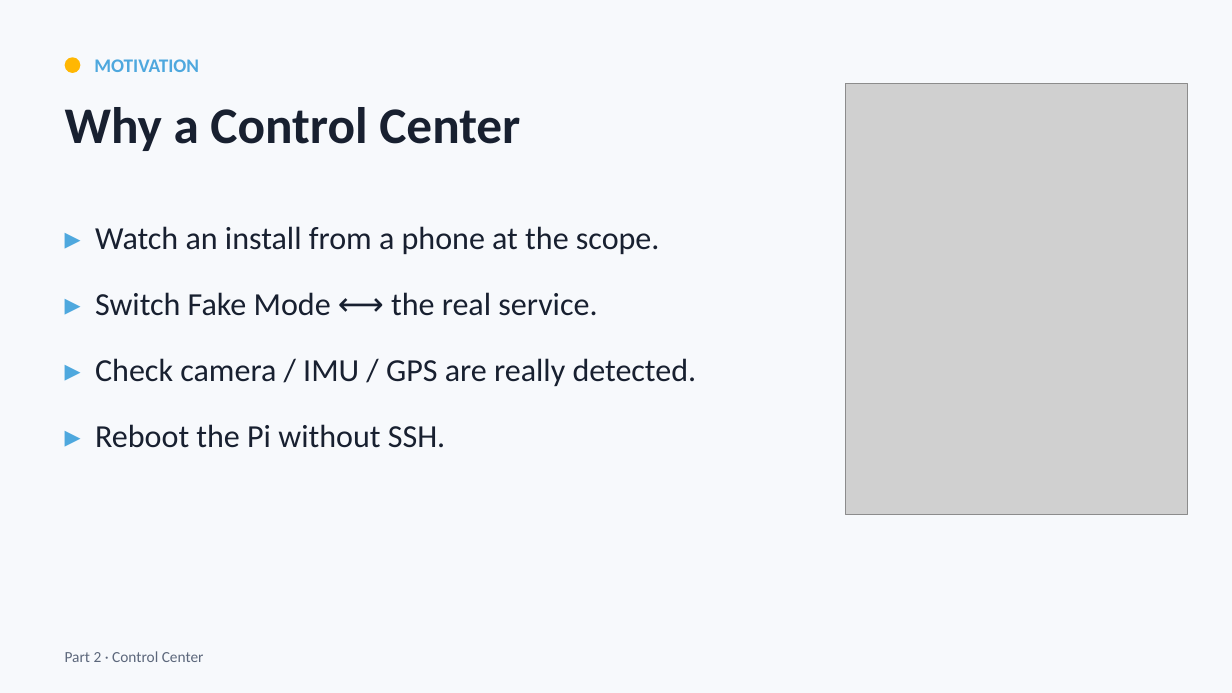
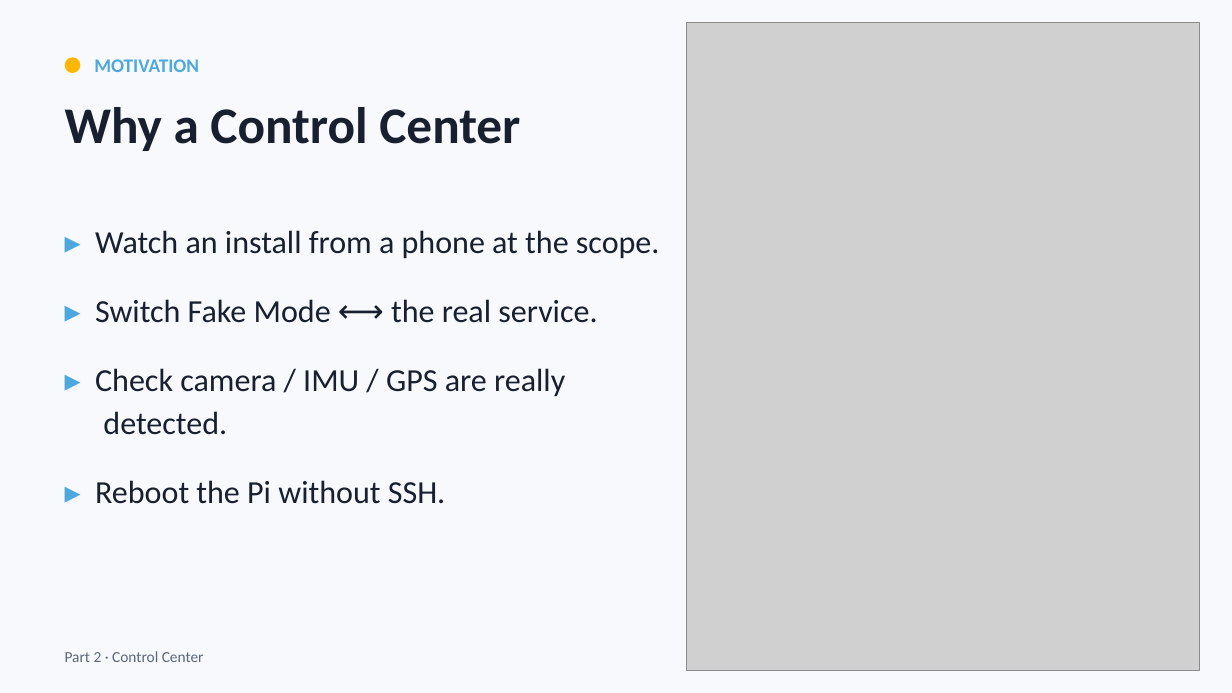
Before and after one commit to apos/PiFinder_Stellarmate, a slide deck: slide 12 of docs/presentations/PFSM_overview.pptx. Drawn at 1232x693 pixels with LibreOffice and Linux fonts; fonts in the diff are those of the drawing; grey boxes stand for pictures. Boxes give left, top, right and bottom in pixels: in the first picture for what was removed or moved away, otherwise in the second. Text is boxed around its words. In the diff, an @@ line names an element or a change of style, - is before the commit and + after.

Commit message:
docs(presentation): full-bleed title slide, full-height screenshots
Title slide: hero image covers the slide, aspect preserved, right-aligned
so the baked-in logo crops off; readability scrim behind the text column.
Screenshot slides (Why a Control Center, Stdlib, Coupling): images enlarged
to near-full slide height.

```diff
--- a/docs/presentations/PFSM_overview.pptx
+++ b/docs/presentations/PFSM_overview.pptx
@@ picture: place and size @@
-picture at [846, 83, 1188, 515]
+picture at [687, 23, 1200, 671]
@@ text "▸ Watch an install from ..." at [95, 230, 660, 504]: more space between paragraphs @@
```
Also in this commit, not shown: 3 other slides changed, 1 other file.
